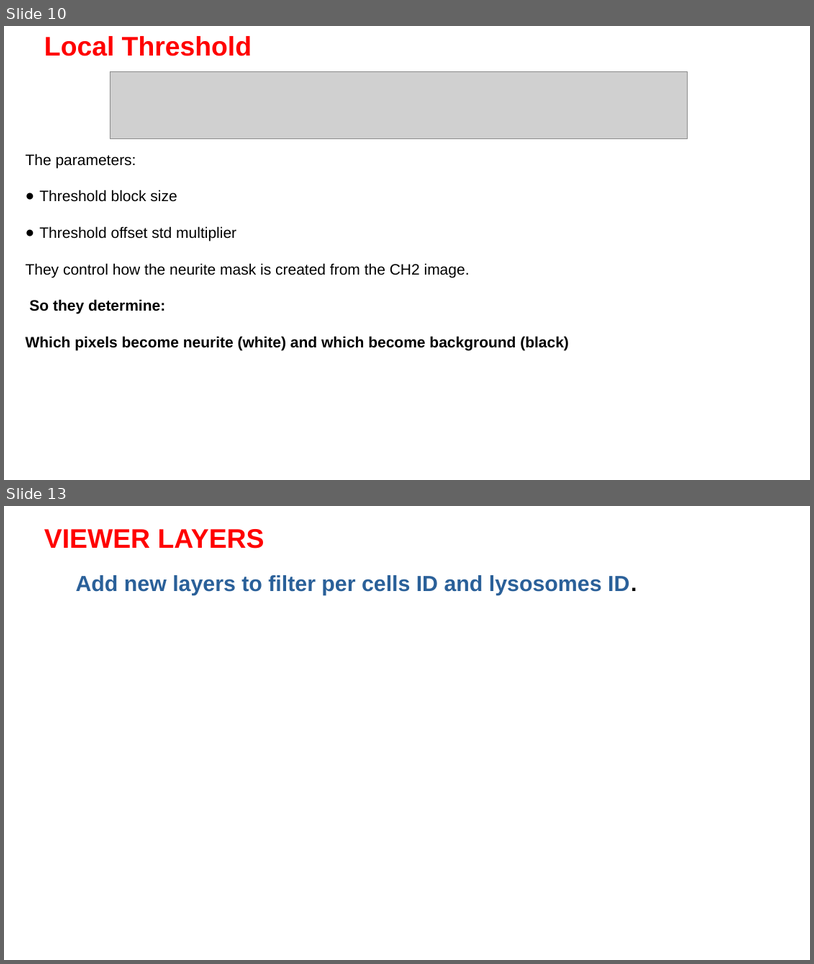
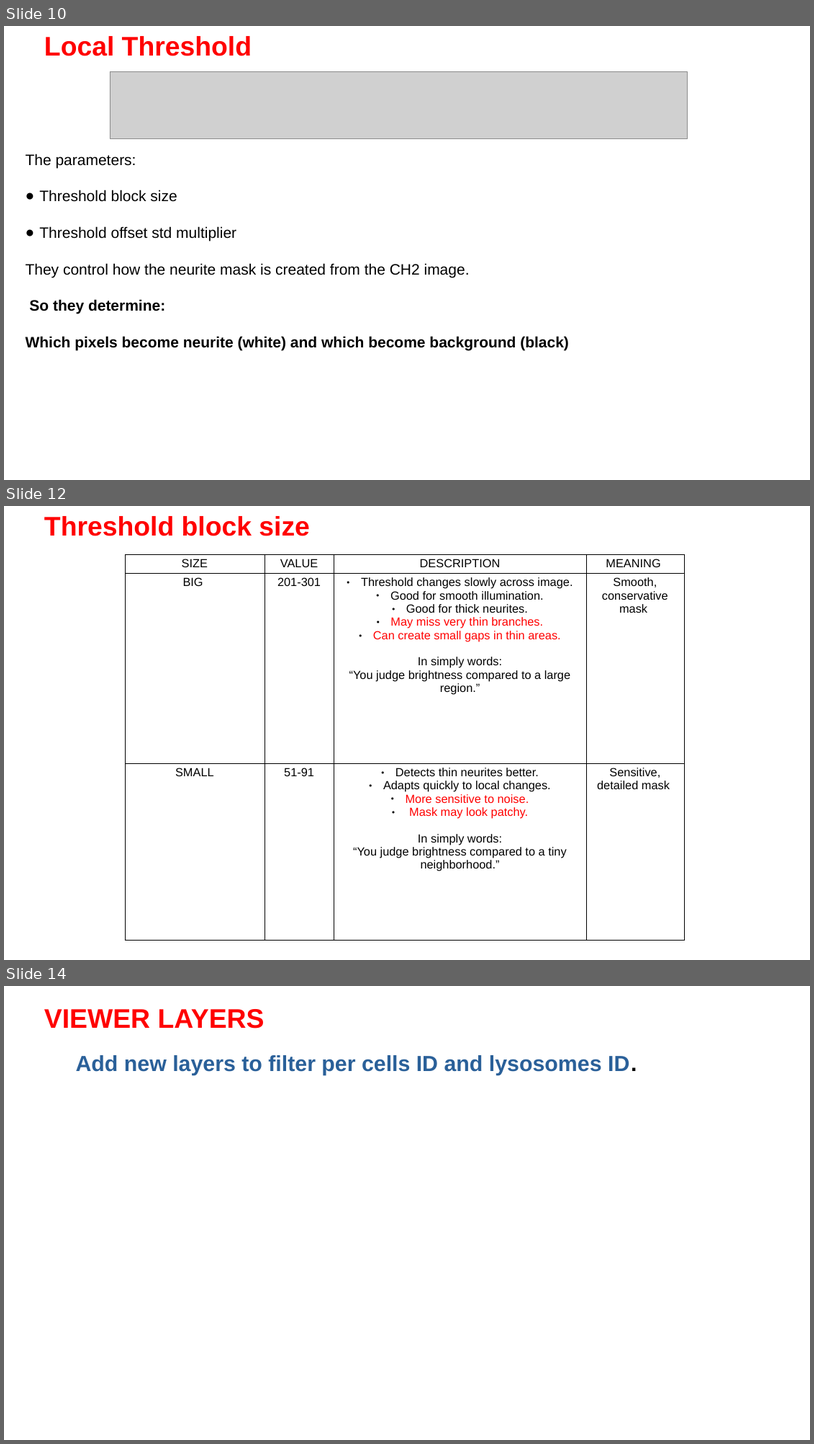
Before and after one commit to Nahuel88Ar/Lysosomes, a slide deck: UPDATE 19-2.pptx. Shown one above the other, each under a label of ours: slides 10 and 13 before the commit, slides 10, 12 and 14 after it; the slides between them are not shown. The pictures are 814x964 and 814x1444 pixels, drawn with LibreOffice and Linux fonts; fonts in the diff are those of the drawing; grey boxes stand for pictures; background and template pictures are left out. Boxes give left, top, right and bottom in pixels: in the first picture for what was removed or moved away, otherwise in the second. Text is boxed around its words. In the diff, an @@ line names an element or a change of style, - is before the commit and + after.

```diff
--- a/UPDATE 19-2.pptx
+++ b/UPDATE 19-2.pptx
@@ slide 12 added at (x1=4, y1=506, x2=810, y2=960), background picture (left out) @@
@@ text added at (x1=44, y1=516, x2=310, y2=536), 32 pt, text #FF0000, bold @@
+Threshold block size
@@ table added at (x1=125, y1=554, x2=685, y2=932), 3 rows, 4 columns @@
+SIZE | VALUE | DESCRIPTION | MEANING
+BIG | 201-301 | Threshold changes slowly across image. / Good for smooth illumination. / Good for thick neurites. / May miss very thin branches. / Can create small gaps in thin areas. / In simply words: / “You judge brightness compared to a large region.” | Smooth, conservative mask
+SMALL | 51-91 | Detects thin neurites better. / Adapts quickly to local changes. / More sensitive to noise. / Mask may look patchy. / In simply words: / “You judge brightness compared to a tiny neighborhood.” | Sensitive, detailed mask
@@ what was slide 13 is now slide 14 @@
```
Also in this commit, not shown: 2 slides changed, 1 other slide added, 1 slide removed, 1 other file.
